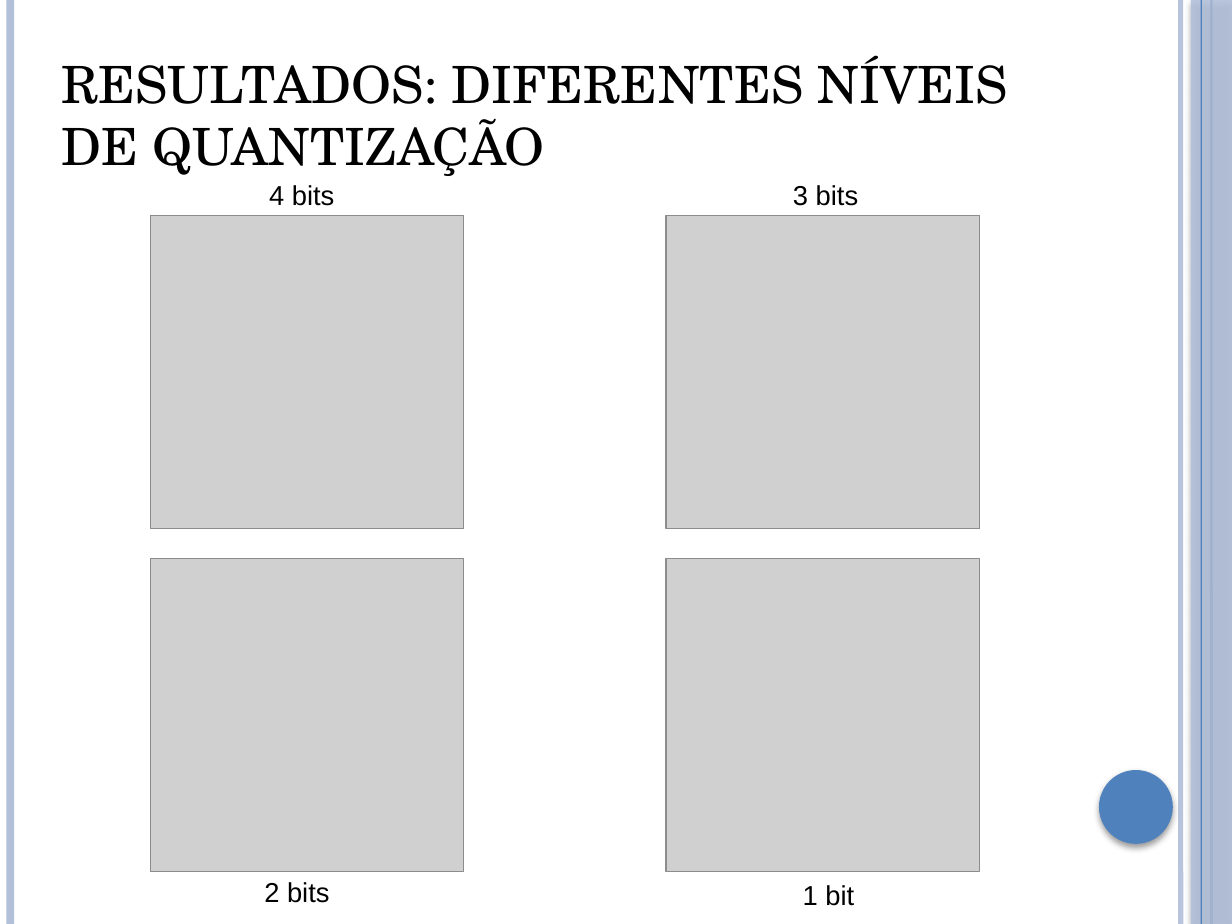
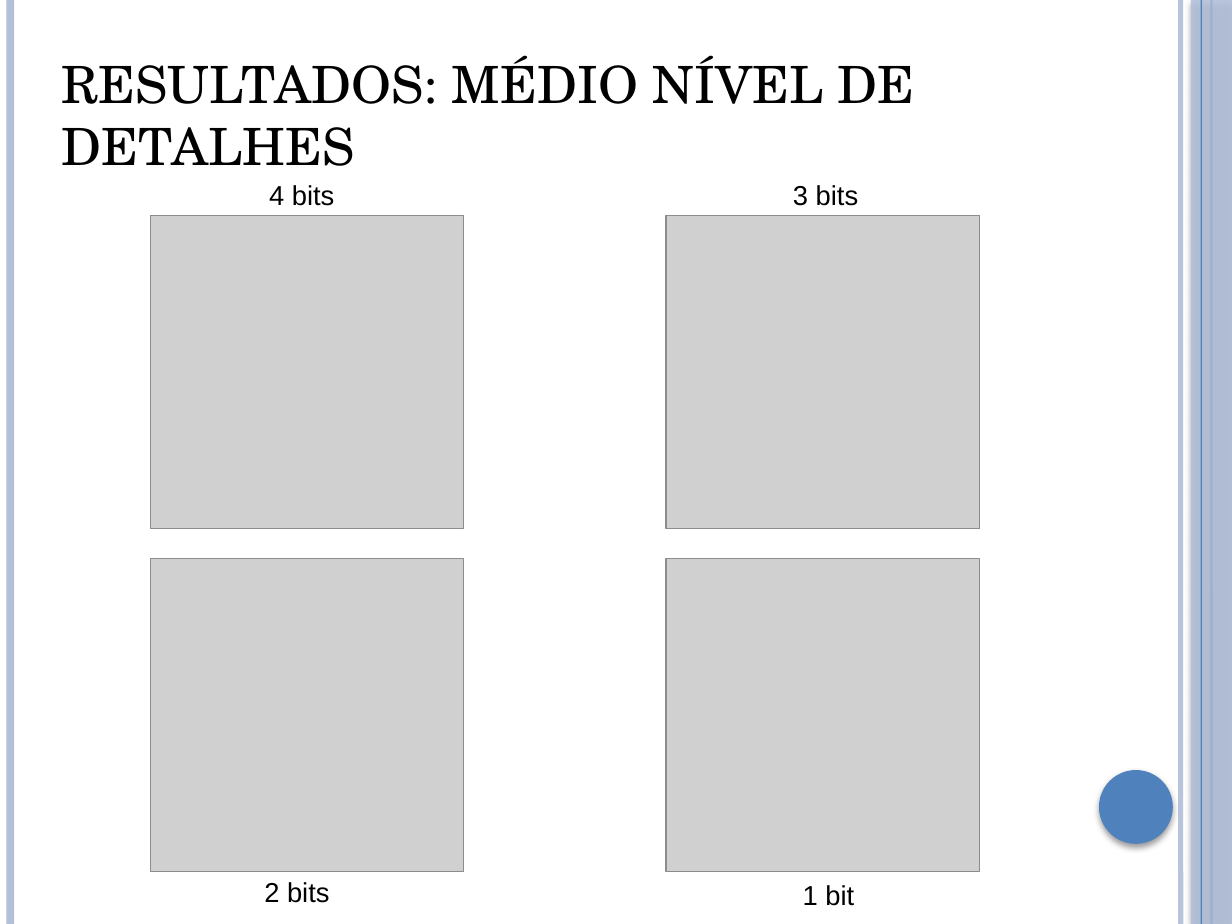
Before and after one commit to brunoliveira8/pdi, a slide deck: slide 18 of trabalho 2/apresentacao.pptx (slide 16 before the commit). Drawn at 1232x924 pixels with LibreOffice and Linux fonts; fonts in the diff are those of the drawing; grey boxes stand for pictures. Boxes give left, top, right and bottom in pixels: in the first picture for what was removed or moved away, otherwise in the second. Text is boxed around its words. In the diff, an @@ line names an element or a change of style, - is before the commit and + after.

```diff
--- a/trabalho 2/apresentacao.pptx
+++ b/trabalho 2/apresentacao.pptx
@@ text at (62, 55, 915, 166): text changed @@
-RESULTADOS: DIFERENTES NÍVEIS DE QUANTIZAÇÃO
+RESULTADOS: MÉDIO NÍVEL DE DETALHES
```
Also in this commit, not shown: 8 other slides changed, 6 slides added, 46 other files.
